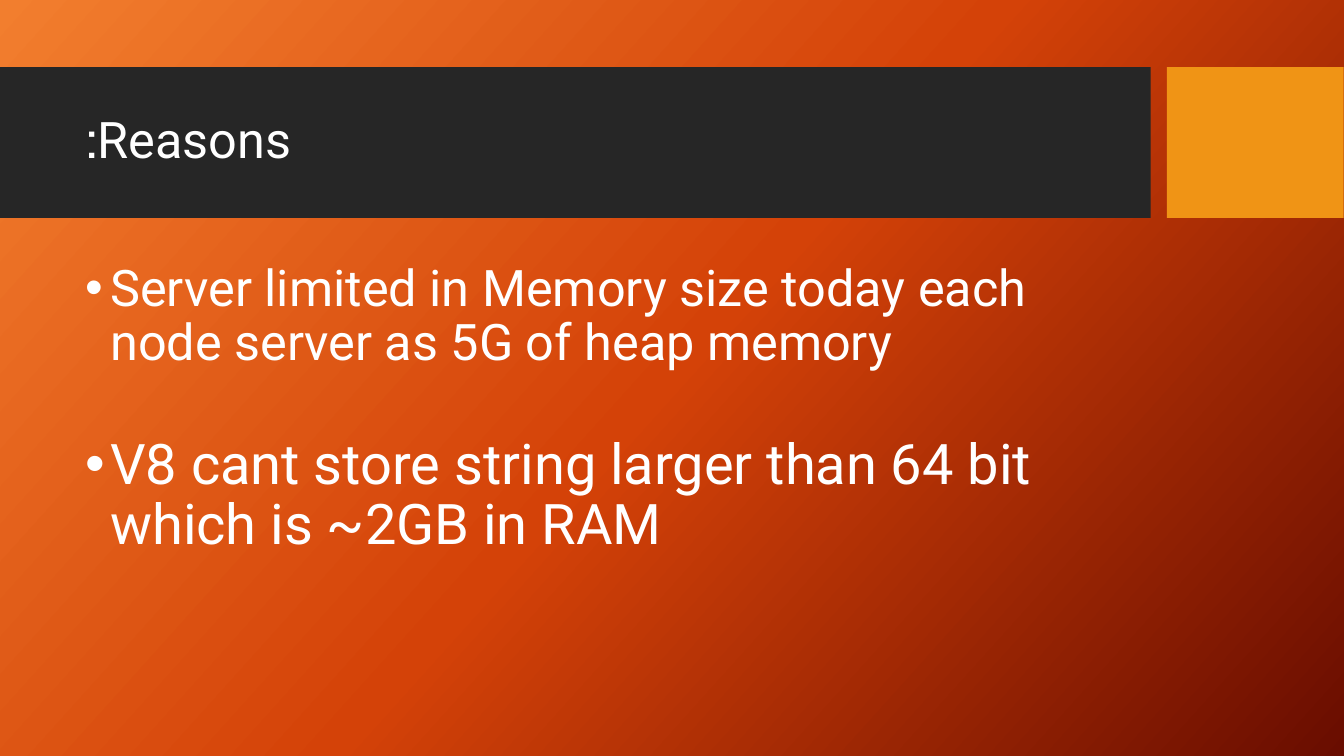
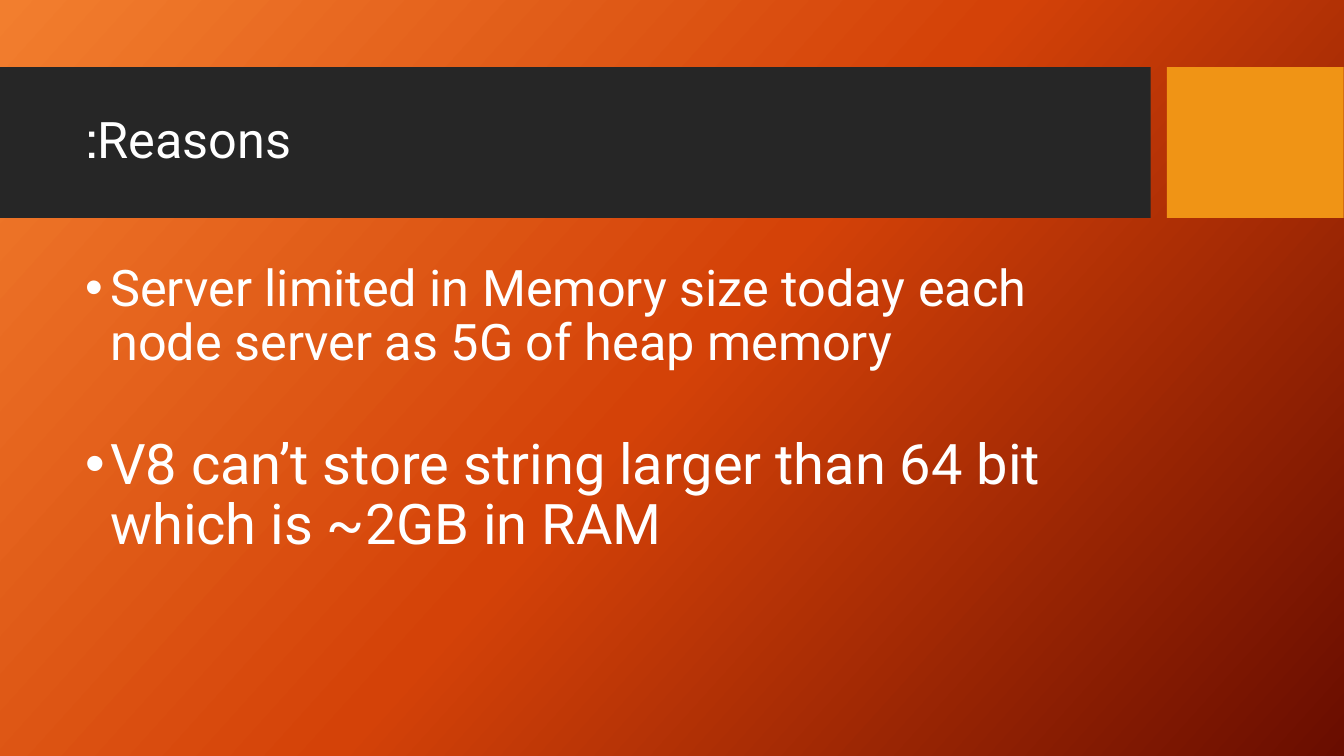
Before and after one commit to ntedgi/infra-meetings, a slide deck: slide 7 of Streams/Presentation.pptx. Drawn at 1344x756 pixels with LibreOffice and Linux fonts; fonts in the diff are those of the drawing; background and template pictures are left out. Boxes give left, top, right and bottom in pixels: in the first picture for what was removed or moved away, otherwise in the second. Text is boxed around its words. In the diff, an @@ line names an element or a change of style, - is before the commit and + after.

```diff
--- a/Streams/Presentation.pptx
+++ b/Streams/Presentation.pptx
@@ text at (110,442,1040,545): text changed @@
-• V8 cant store string larger than 64 bit which is ~2GB in RAM
+• V8 can’t store string larger than 64 bit which is ~2GB in RAM
```
Also in this commit, not shown: 2 other slides changed, 15 slides added, 3 slides removed, 37 other files.
